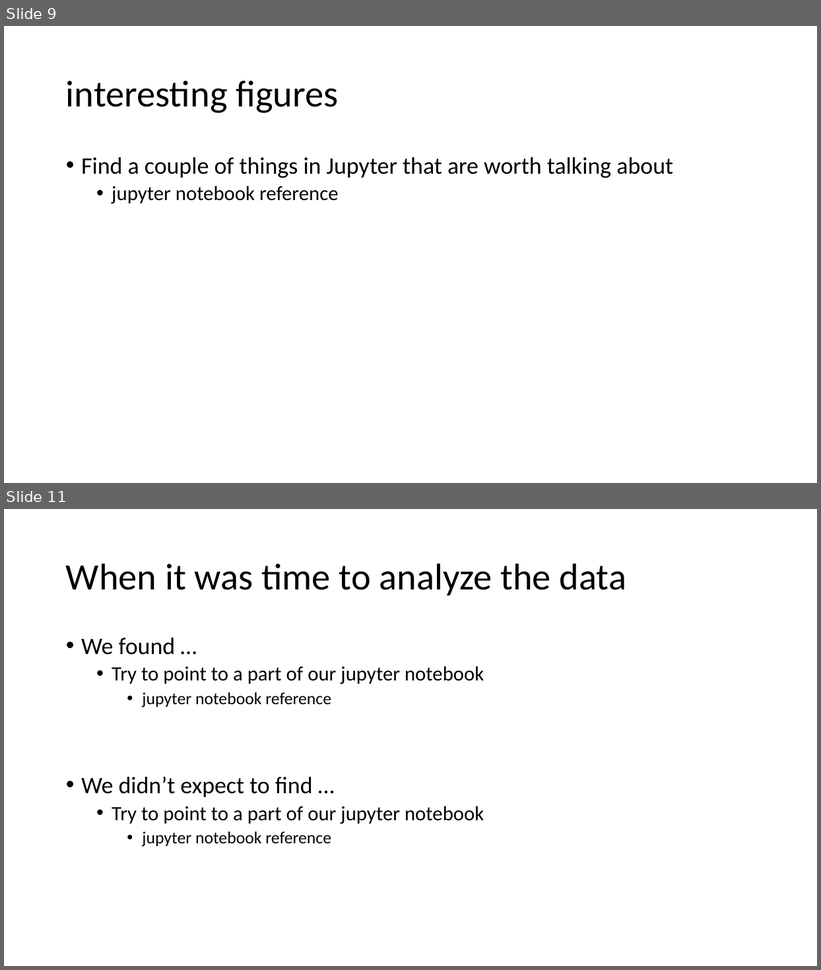
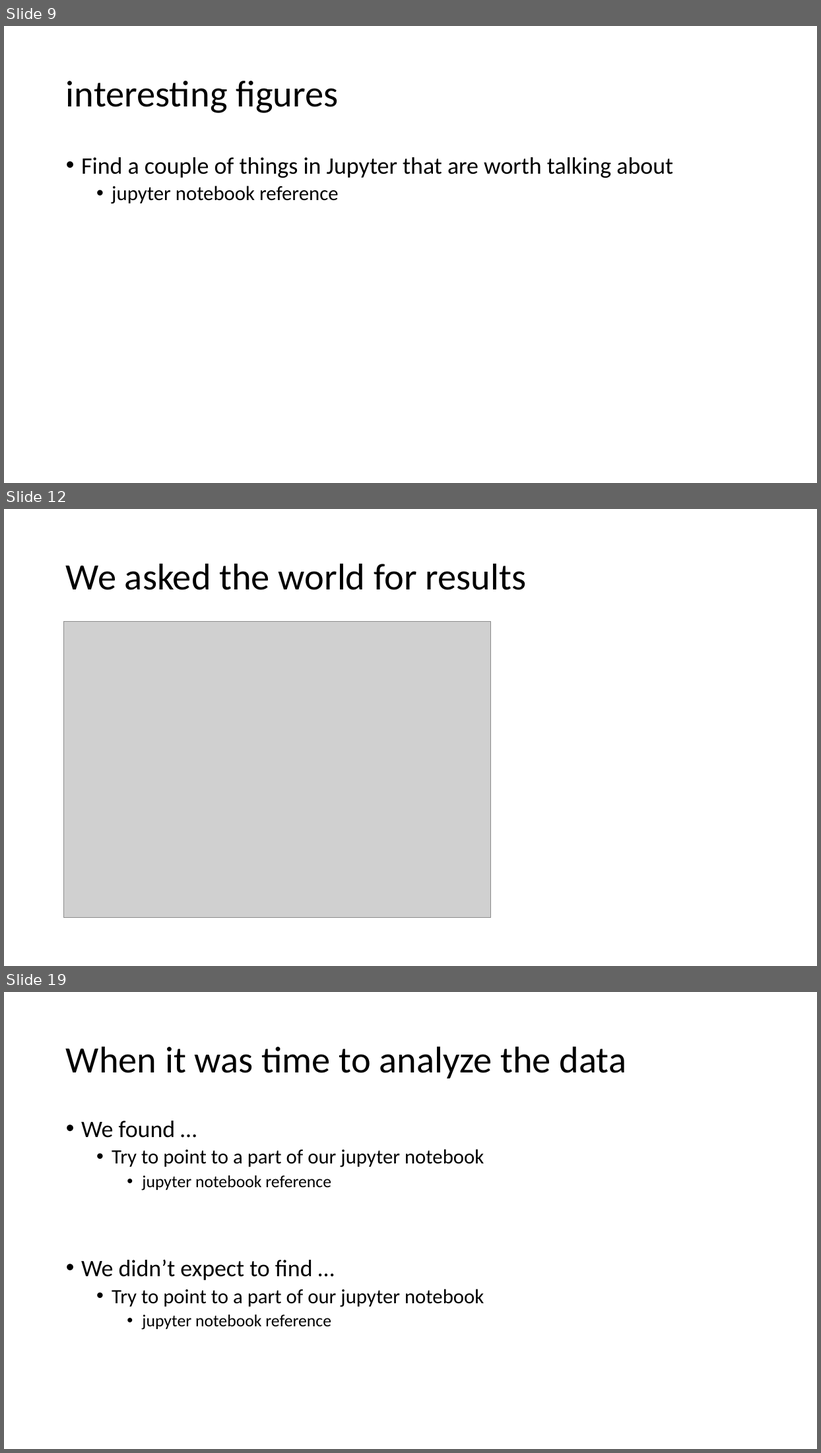
Before and after one commit to DCMilligan88/PriceVsHealth, a slide deck: Project 1 presentation.pptx. Shown one above the other, each under a label of ours: slides 9 and 11 before the commit, slides 9, 12 and 19 after it; the slides between them are not shown. The pictures are 821x970 and 821x1453 pixels, drawn with LibreOffice and Linux fonts; fonts in the diff are those of the drawing; grey boxes stand for pictures. Boxes give left, top, right and bottom in pixels: in the first picture for what was removed or moved away, otherwise in the second. Text is boxed around its words. In the diff, an @@ line names an element or a change of style, - is before the commit and + after.

```diff
--- a/Project 1 presentation.pptx
+++ b/Project 1 presentation.pptx
@@ slide 12 added at [4, 509, 817, 966], background #FFFFFF @@
@@ title added at [66, 563, 527, 590], 44 pt, text #000000 @@
+We asked the world for results
@@ picture added at [64, 622, 491, 918] @@
@@ what was slide 11 is now slide 19 @@
```
Also in this commit, not shown: 1 slide changed, 7 other slides added, 1 other file.
